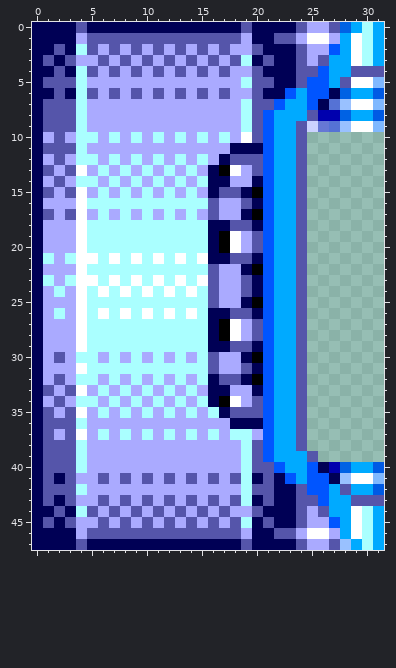
Edited in one commit: pixel-art sprite (src/assets/tilesets/doors-frames/door-open2.png). Above: the version before the commit.
The file is 32x48 pixels. Colours within 5 levels of each other are drawn and written as one.
And afterwards:
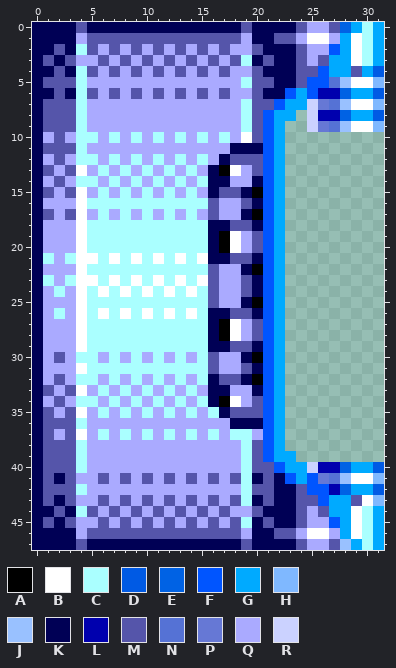
Palette (. is transparent): A #000000  B #ffffff  C #aaffff  D #005ae4  E #0062e4  F #0055ff  G #00aaff  H #7fb8ff  J #99c1ff  K #000055  L #0000ae  M #5555aa  N #5572d5  P #6678d5  Q #aaaaff  R #cbd2ff
Log entry: 🎨 Slight gfx tweak to doors
The exact change:
y 4: x 30..31 MM -> GD
y 5: x 27..28 GM -> NJ
y 6: x 26..27 FK -> LL
y 7: x 25..26 FK -> RP
y 8: x 24..25 GM -> .R
y 9..38: x 23..24 GM -> ..
y 39: x 24..25 GM -> ..
y 40: x 25..26 FK -> RL
y 41: x 26..27 FK -> PN
y 42: x 27..28 GM -> LE
y 43: x 30..31 MM -> BH
Where, in picture pixels (left, top, right, bottom), the same in both pictures:
changed: (285, 66, 384, 506)
